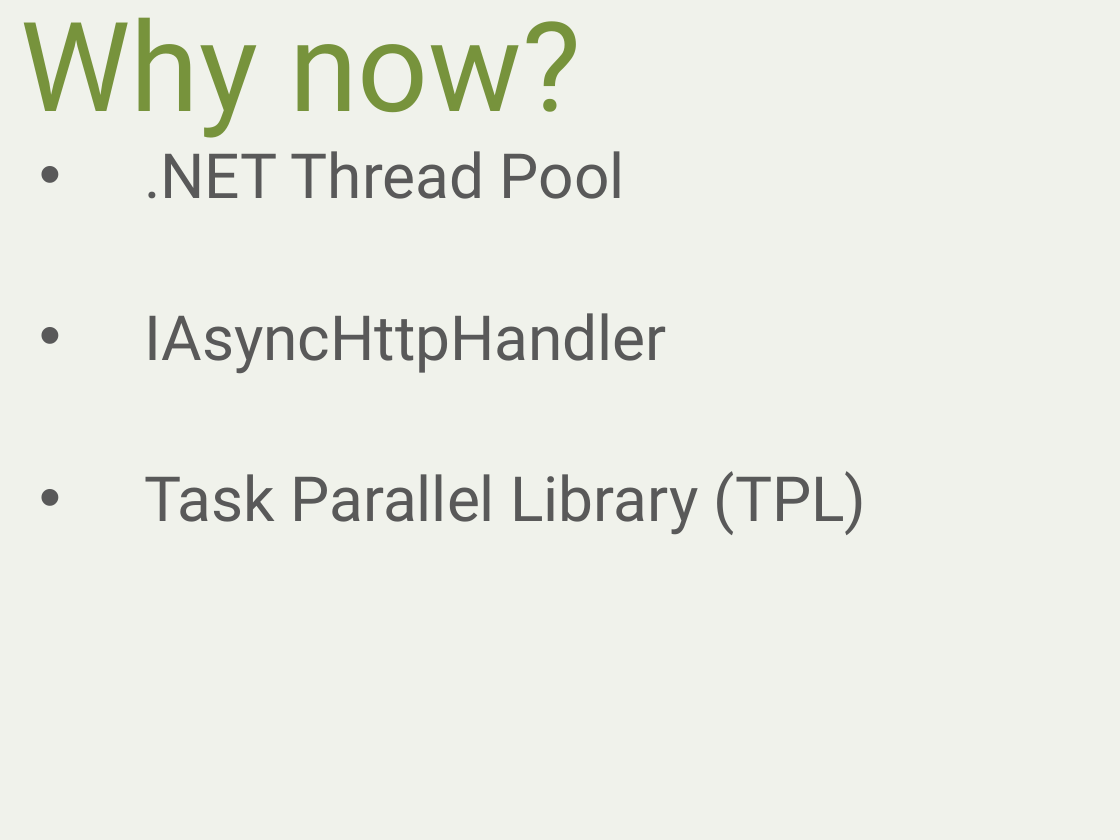
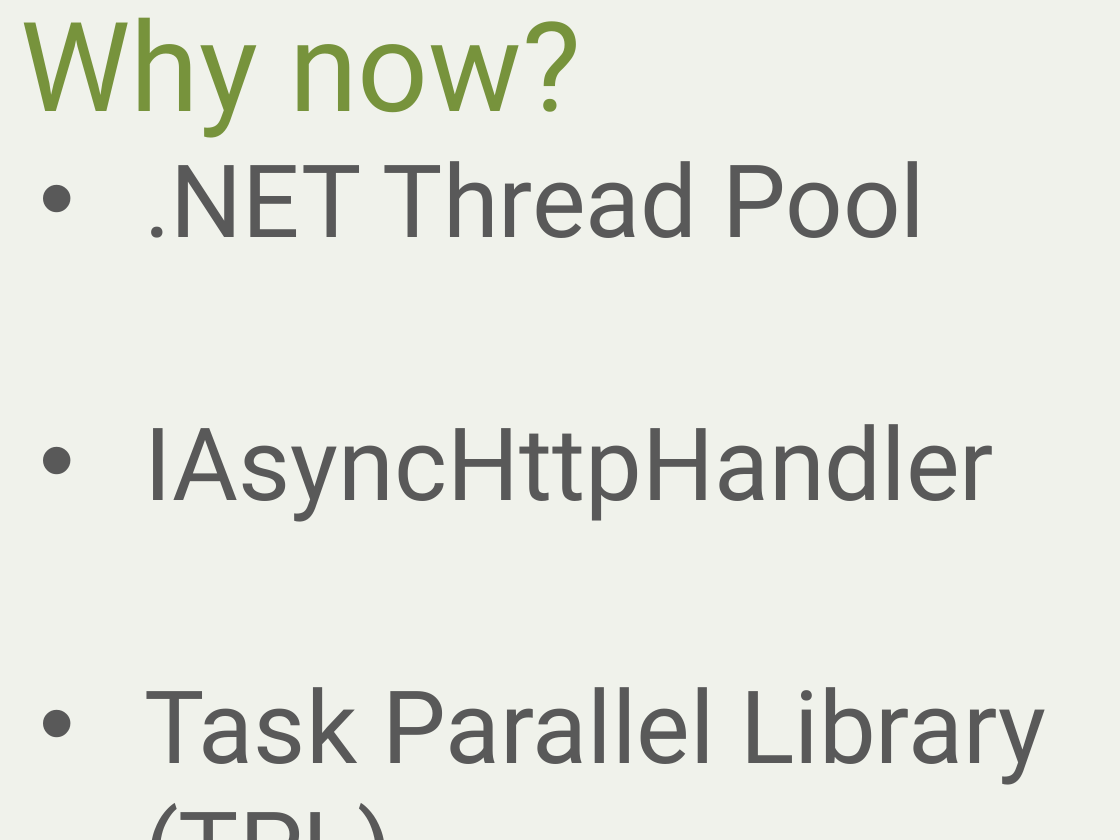
Before and after one commit to alani/Talks, a slide deck: slide 31 of SignalR-Intro/SignalRIntro.pptx. Drawn at 1120x840 pixels with LibreOffice and Linux fonts; fonts in the diff are those of the drawing. Boxes give left, top, right and bottom in pixels: in the first picture for what was removed or moved away, otherwise in the second. Text is boxed around its words. In the diff, an @@ line names an element or a change of style, - is before the commit and + after.

```diff
--- a/SignalR-Intro/SignalRIntro.pptx
+++ b/SignalR-Intro/SignalRIntro.pptx
@@ subtitle ".NET Thread Pool" at <box>144,161,1046,785</box>: size 40 to 65 pt; more space between paragraphs @@
```
Also in this commit, not shown: 3 other slides changed, 1 other file.
